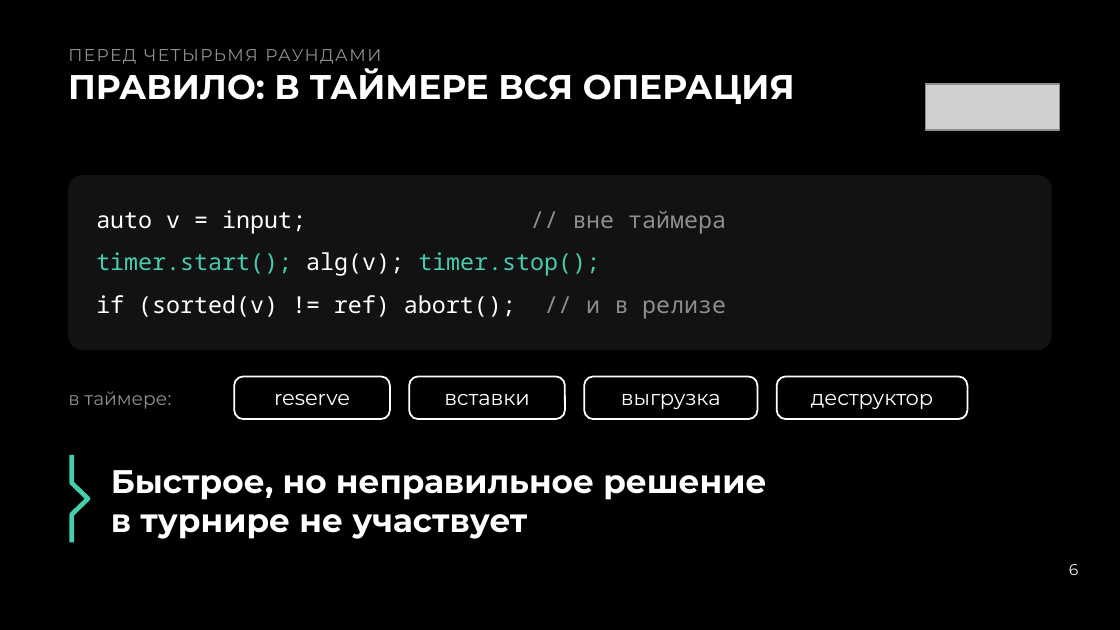
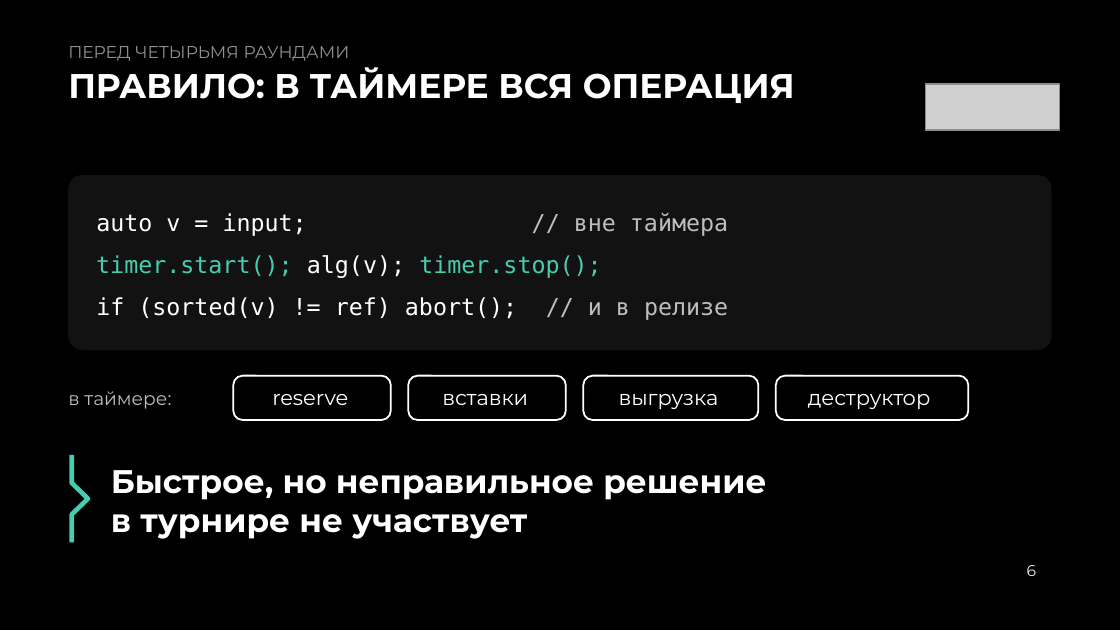
Before and after one commit to Neoron95/conference-hardfest-algorithms, a slide deck: slide 6 of prep/deck/hardfest2026_deck.pptx. Drawn at 1120x630 pixels with LibreOffice and Linux fonts; fonts in the diff are those of the drawing; grey boxes stand for pictures. Boxes give left, top, right and bottom in pixels: in the first picture for what was removed or moved away, otherwise in the second. Text is boxed around its words. In the diff, an @@ line names an element or a change of style, - is before the commit and + after.

```diff
--- a/prep/deck/hardfest2026_deck.pptx
+++ b/prep/deck/hardfest2026_deck.pptx
@@ text "ПЕРЕД ЧЕТЫРЬМЯ РАУНДАМИ" at (68, 46, 350, 61): letter spacing 0.9 to 0 pt @@
@@ text added at (96, 212, 728, 236), 15 pt, text #FFFFFF @@
+auto v = input; // вне таймера
@@ text added at (96, 255, 601, 278), 15 pt, text #46CDAE @@
+timer.start(); alg(v); timer.stop();
@@ text at (96, 297, 728, 320): text changed; font Noto Sans Mono to DejaVu Sans Mono @@
-auto v = input; // вне таймера
-timer.start(); alg(v); timer.stop();
-if (sorted(v) != ref) abort(); // и в релизе
+if (sorted(v) != ref) abort(); // и в релизе
@@ text "в таймере:" at (68, 391, 171, 409): text colour #8F8F8F to #BDBDBD @@
@@ alignment centre to left in 4 elements at (808, 394, 931, 409), (619, 394, 719, 409), (442, 394, 528, 405), (272, 394, 348, 405) @@
@@ text "6": place and size @@
-text "6" at (1069, 564, 1078, 575)
+text "6" at (1027, 565, 1036, 576)
@@ text "6" at (1027, 565, 1036, 576): alignment right to left; line spacing 1 to 12.8pt; vertical alignment middle to top @@
```
Also in this commit, not shown: 34 other slides changed, 15 slides added, 12 slides removed, 52 other files.
